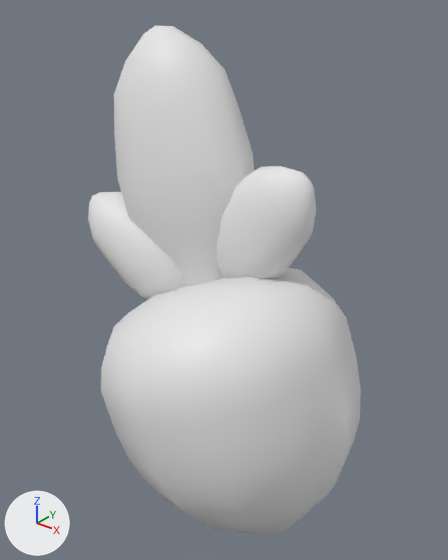
A saved change to the FBX model 3D_Models/Plants/FBX_Files/Veg_carrot_M.fbx.
Both versions are drawn from a 50 mm camera at (-0.2674, -0.0678, 0.0686) aimed at (-0.3313, 0.0121, 0.0191). The axes (+X, +Y, +Z) are drawn at lower left. The lights are the same throughout. Where no turn or scale is listed for an object, it has been applied to the vertices.

Script lines for the objects in view, before the commit:
```python
me_cylinder_040 = bpy.data.meshes.new('Cylinder.040')
me_cylinder_040.from_pydata(...)  # 545 vertices, 552 faces; spans x -0.0364..0.0219, y -0.0234..0.0234, z -0.0289..0.0629
ob_m = bpy.data.objects.new('M', me_cylinder_040)
ob_m.location = (-0.3247, 0.0092, -0.0017)
```
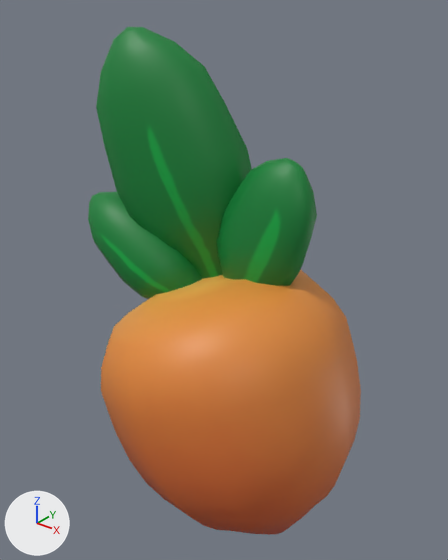
The newer file is also turned or shifted as a whole; pictures and numbers use the older file's frame.

Where the change shows, as pixel boxes (x1, y1, x2, y2) in the pictures (448 x 560 px):
'M', reshaped: before (88, 25, 361, 535); after (88, 27, 361, 535)
part 1 of me_cylinder_040, rebuilt (11% wider): before (114, 25, 254, 286); after (96, 27, 252, 279)
part 2 of me_cylinder_040, rebuilt: before (217, 166, 316, 279); after (217, 158, 317, 286)
part 3 of me_cylinder_040, recoloured (white to orange): (88, 192, 361, 535) in both

Diff of the bpy script that builds the scene:
```diff
--- a/3D_Models/Plants/FBX_Files/Veg_carrot_M.fbx.py
+++ b/3D_Models/Plants/FBX_Files/Veg_carrot_M.fbx.py
@@ img_t_veg_carrot_bc_png @@
+img_t_veg_carrot_bc_png = load_image('T_Veg_carrot_BC.png', '../../../Textures/Textures/T_Veg_carrot_BC.png', 1024, 1024, 'sRGB')
@@ mat_carrot @@
+mat_carrot = principled_material('carrot')
+mat_carrot.texture = img_t_veg_carrot_bc_png
@@ me_cylinder_040 @@
 # used by ob_m; location = (-0.3247, 0.0092, -0.0017)
-me_cylinder_040.from_pydata(...)  # 545 vertices, 552 faces; spans x -0.0364..0.0219, y -0.0234..0.0234, z -0.0289..0.0629
+me_cylinder_040.from_pydata(...)  # 545 vertices, 552 faces; spans x -0.0364..0.0219, y -0.0234..0.0234, z -0.0289..0.0631
+# me_cylinder_040 part 1: the loose piece of 145 vertices spanning x -0.0324..-0.0037, y -0.0038..0.0131, z 0.0148..0.0629 is rebuilt with 145 vertices and now spans x -0.0322..-0.0041, y -0.0048..0.0121, z 0.0145..0.0631, in mat_carrot (picture img_t_veg_carrot_bc_png)
+# me_cylinder_040 part 2: the loose piece of 109 vertices spanning x -0.0132..0.0098, y 0.0009..0.0106, z 0.0187..0.0429 is rebuilt with 109 vertices and now spans x -0.0095..0.0106, y -0.0001..0.0097, z 0.0176..0.0447, in mat_carrot (picture img_t_veg_carrot_bc_png)
+# me_cylinder_040 part 3: 300 faces spanning x -0.0364..0.0219, y -0.0234..0.0234, z -0.0289..0.0334 switch from no material to mat_carrot (picture img_t_veg_carrot_bc_png)
```
